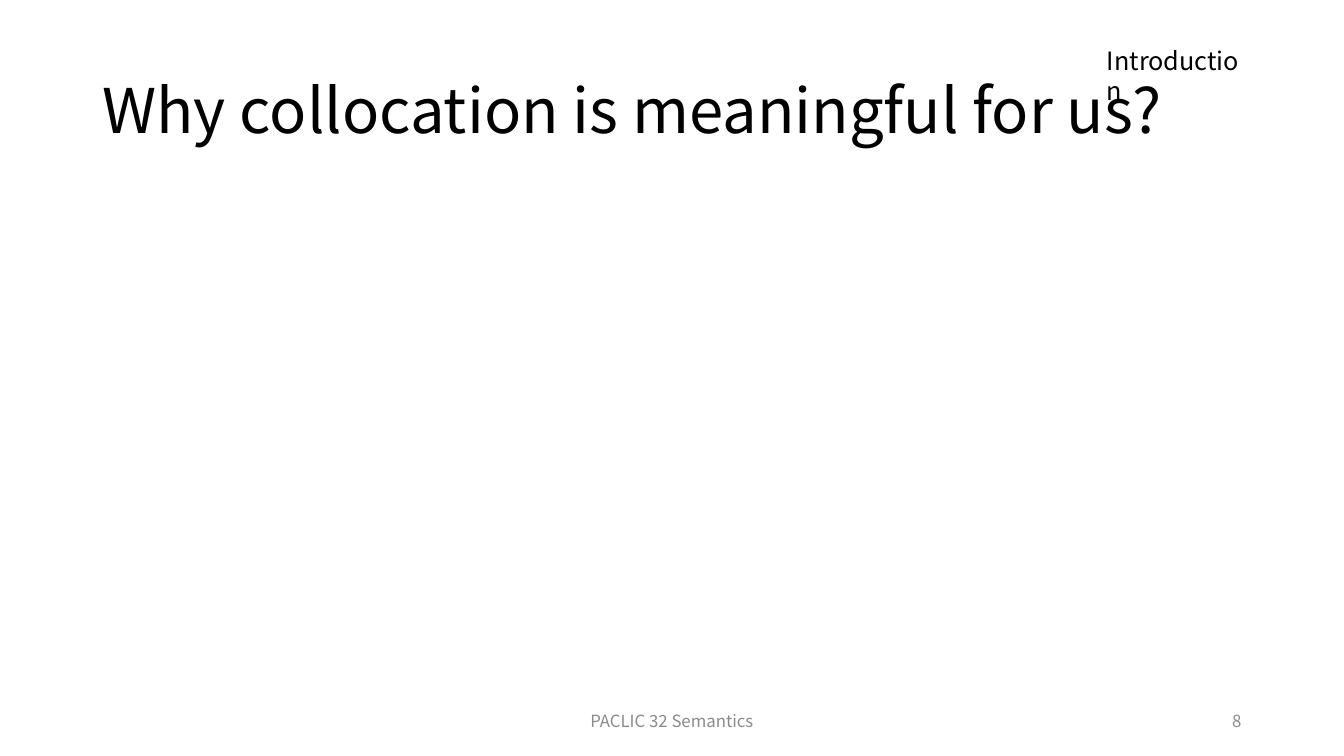
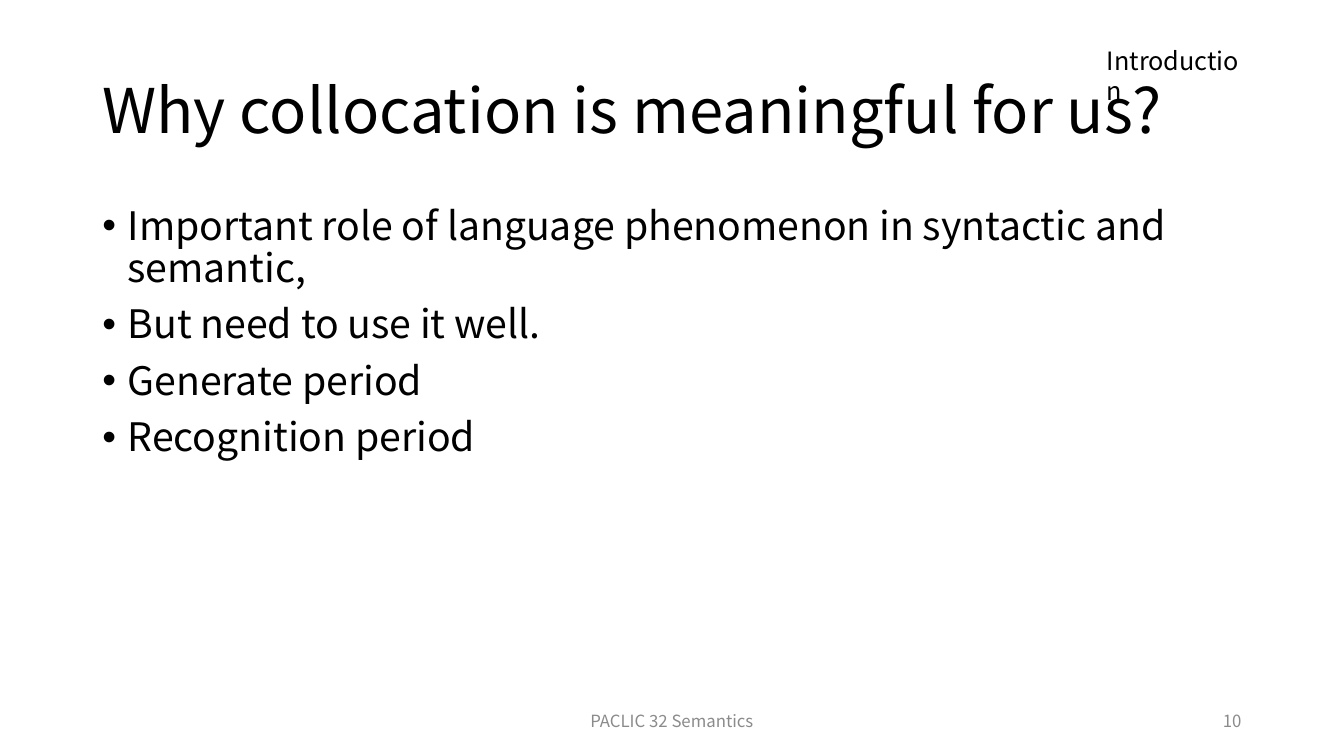
Before and after one commit to xiabo0816/Chinese_MWEs_Representation, a slide deck: slide 10 of PACLIC 32 Semantics session.pptx (slide 8 before the commit). Drawn at 1344x756 pixels with LibreOffice and Linux fonts; fonts in the diff are those of the drawing. Boxes give left, top, right and bottom in pixels: in the first picture for what was removed or moved away, otherwise in the second. Text is boxed around its words. In the diff, an @@ line names an element or a change of style, - is before the commit and + after.

```diff
--- a/PACLIC 32 Semantics session.pptx
+++ b/PACLIC 32 Semantics session.pptx
@@ text added at (128, 208, 1165, 461), 28 pt, text #000000 @@
+• Important role of language phenomenon in syntactic and semantic,
+• But need to use it well.
+• Generate period
+• Recognition period
@@ page number at (1223, 714, 1242, 727): text changed @@
-8
+10
```
Also in this commit, not shown: 3 other slides changed, 2 slides added, 1 other file.
